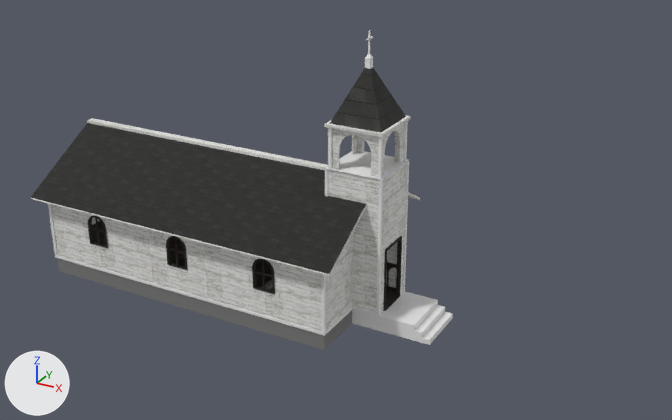
The FBX model Models/Church model/Church Demo w Textures3.FBX, before and after one commit.
Camera for both pictures: a 50 mm camera at (59.3, -81.0, 50.2) aimed at (15.4, -1.2, 10.3). Lighting does not change. The marker at lower left points along +X, +Y and +Z. Where no turn or scale is listed for an object, it has been applied to the vertices.

Names of what the first picture shows: 'Cube.004', 'Cube.005', 'Cube.017', 'Outer Frame', 'Roof', 'Roof Support beams', 'TowerTop', 'Walls', 'Windows', 'corner tower back right', 'door frame', 'stage floor'.
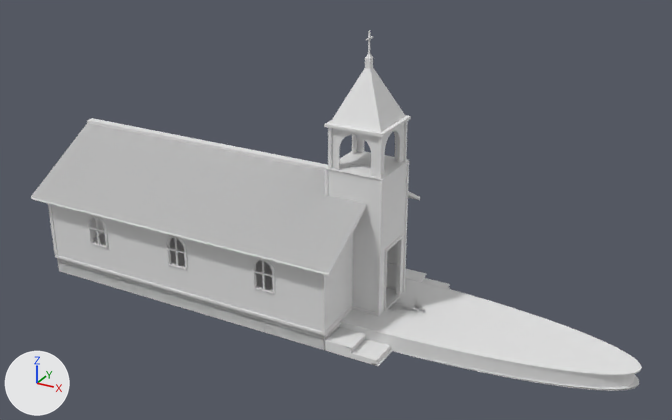
Changed parts and their boxes [x1, y1, x2, y2] in the pictures (672 x 420 px):
'stage floor', recoloured, moved, rescaled: before [92, 221, 184, 261]; after [57, 258, 642, 391]
'Cube.004', recoloured: [57, 233, 352, 350] in both
'door frame', recoloured (black to grey): [383, 236, 402, 311] in both
'Cube.017', deleted: before [261, 280, 273, 290]
part 1 of me_mesh_016, recoloured (black to grey): [90, 218, 272, 290] in both
part 2 of me_mesh_016, recoloured (black to grey): [88, 216, 275, 294] in both
part 3 of me_mesh, recoloured: [324, 115, 411, 177] in both
part 4 of me_mesh, recoloured (black to white): [329, 68, 406, 133] in both
part 5 of me_mesh_024, recoloured: before [92, 221, 184, 261]; after [57, 258, 636, 389]
part 6 of me_mesh_024, recoloured: before [170, 244, 183, 260]; after [322, 272, 642, 391]
part 7 of me_mesh_021, recoloured (black to grey): [31, 123, 421, 274] in both
part 8 of me_mesh_021, recoloured (grey to white): [31, 192, 420, 276] in both
'Cube.005', unchanged, covered by the edit: before [352, 291, 438, 341]; after [380, 296, 431, 325]

Edits to the bpy script that builds the scene:
```text
Change me_mesh_015:
    where me_mesh_015.from_pydata(...)  # 8 vertices, 12 faces; spans x -18.4..18.4, y -9.3..9.3, z -0.9..0.9
    remove me_mesh_015.materials.append(mat_material__37)  # picture img_stone_jpg
Change me_mesh:
    where me_mesh.from_pydata(...)  # 498 vertices, 936 faces; spans x -3.28..3.28, y -3.28..3.28, z -0.01..14.09
    used by ob_towertop; location = (18.45, 0.0, 15.49)
    remove me_mesh.materials.append(mat_material__38)  # picture img_outter_rails_jpg
    me_mesh part 3: all 828 faces that had it switch from mat_material__31 (picture img_white_wood1_jpg) to no material
    me_mesh part 4: all 6 faces that had it switch from mat_material__34 (picture img_black_roofing_jpg) to no material
Change me_mesh_019:
    where me_mesh_019.from_pydata(...)  # 16 vertices, 28 faces; spans x -0.23..0.23, y -1.91..1.91, z -3.66..3.66
    remove me_mesh_019.materials.append(mat_material__33)  # picture img_dark_wood_jpg
Change me_mesh_016:
    where me_mesh_016.from_pydata(...)  # 850 vertices, 1652 faces; spans x -0.3..30.8, y -9.4..9.5, z -3.1..3.8
    used by ob_windows; location = (-18.21, 0.0, 6.4)
    me_mesh_016 part 1: all 356 faces that had it switch from mat_material__35 (picture img_dark_wood_jpg) to no material
    me_mesh_016 part 2: all 1296 faces that had it switch from mat_material__33 (picture img_dark_wood_jpg) to no material
Change me_mesh_021:
    where me_mesh_021.from_pydata(...)  # 96 vertices, 176 faces; spans x -19.8..19.8, y -16.4..5.3, z -3.4..3.1
    used by ob_roof; location = (0.13, 5.52, 11.23)
    me_mesh_021 part 7: all 88 faces that had it switch from mat_material__34 (picture img_black_roofing_jpg) to no material
    me_mesh_021 part 8: all 88 faces that had it switch from mat_material__31 (picture img_white_wood1_jpg) to no material
Change me_mesh_024:
    where me_mesh_024.from_pydata(...)  # 638 vertices, 875 faces; spans x -30.5..80.0, y -30.5..31.5, z -30.5..30.5
    used by ob_stage_floor; location = (-14.51, 0.0, 0.91); rotation_euler = (1.571, 0.0, 0.0), in degrees (90, 0, 0); scale = (0.125, 0.03, 0.3)
    me_mesh_024 part 5: all 358 faces that had it switch from mat_material__36 (picture img_brown_flooring_jpg) to no material
    me_mesh_024 part 6: all 517 faces that had it switch from mat_material__35 (picture img_dark_wood_jpg) to no material
Remove ob_cube_017:
    ob_cube_017 = bpy.data.objects.new('Cube.017', me_mesh_004)
    ob_cube_017.location = (8.05, -5.11, 0.22)
Change ob_stage_floor:
    ob_stage_floor.location: (-14.51, 0.0, 0.91) -> (0.03, 0.0, -0.91)
    ob_stage_floor.scale: (0.125, 0.03, 0.3) -> (0.604, 0.03, 0.305)
```
